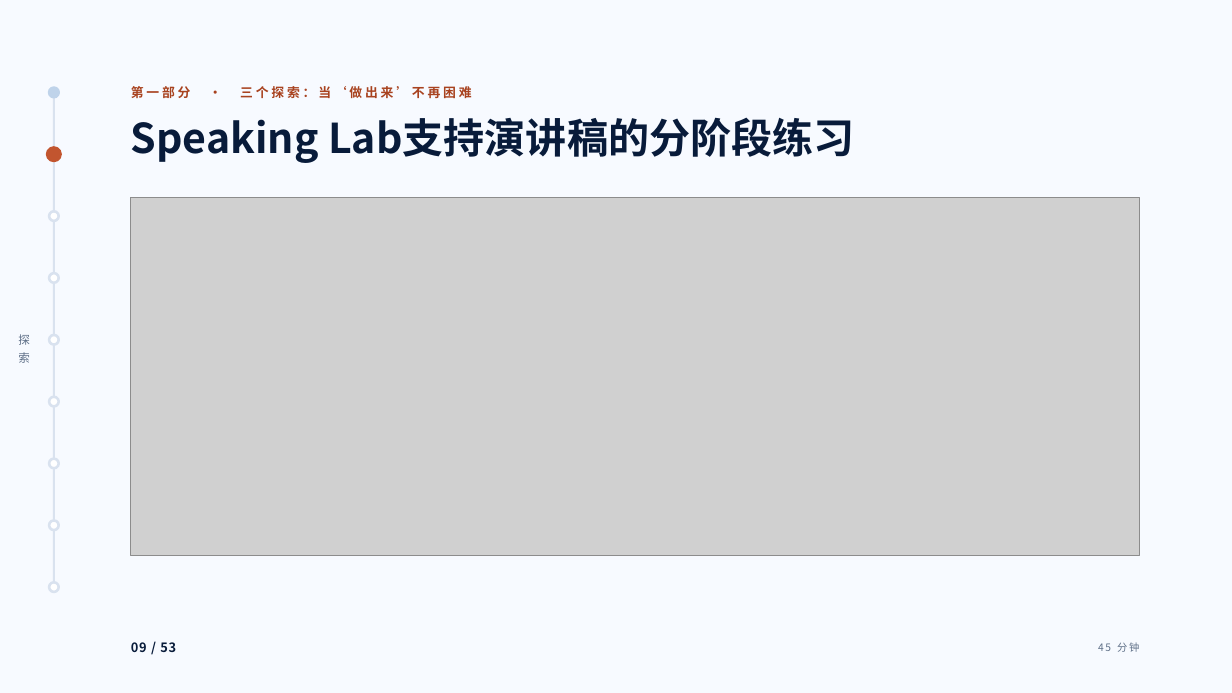
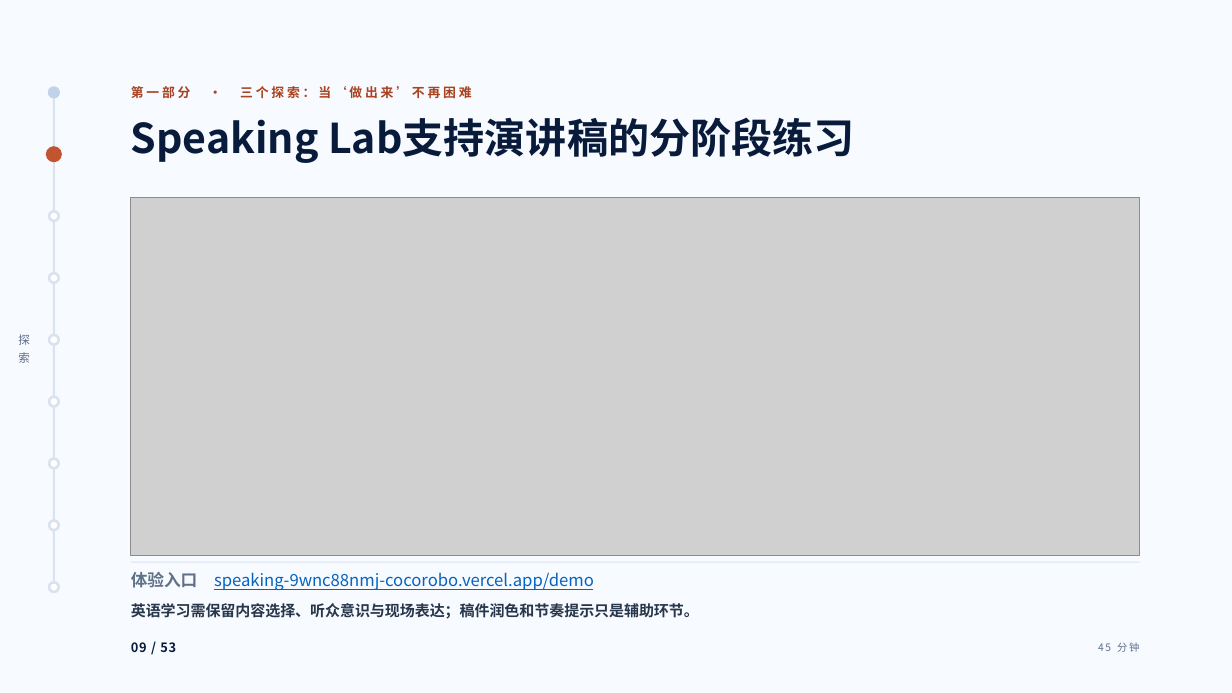
Before and after one commit to tonyxinvip/slides, a slide deck: slide 9 of student-ai-cognitive-division-2026/downloads/student-ai-cognitive-division-2026.pptx. Drawn at 1232x693 pixels with LibreOffice and Linux fonts; fonts in the diff are those of the drawing; grey boxes stand for pictures. Boxes give left, top, right and bottom in pixels: in the first picture for what was removed or moved away, otherwise in the second. Text is boxed around its words. In the diff, an @@ line names an element or a change of style, - is before the commit and + after.

```diff
--- a/student-ai-cognitive-division-2026/downloads/student-ai-cognitive-division-2026.pptx
+++ b/student-ai-cognitive-division-2026/downloads/student-ai-cognitive-division-2026.pptx
@@ line added from (131, 562) to (1140, 562), #D9E2EF 0.75 pt @@
@@ text added at (131, 572, 594, 590), 13 pt, text #0563C1, underline @@
+体验入口 speaking-9wnc88nmj-cocorobo.vercel.app/demo
@@ text added at (131, 603, 699, 619), 11.6 pt, text #27364A, bold @@
+英语学习需保留内容选择、听众意识与现场表达；稿件润色和节奏提示只是辅助环节。
```
Also in this commit, not shown: 25 other slides changed, 57 other files.
